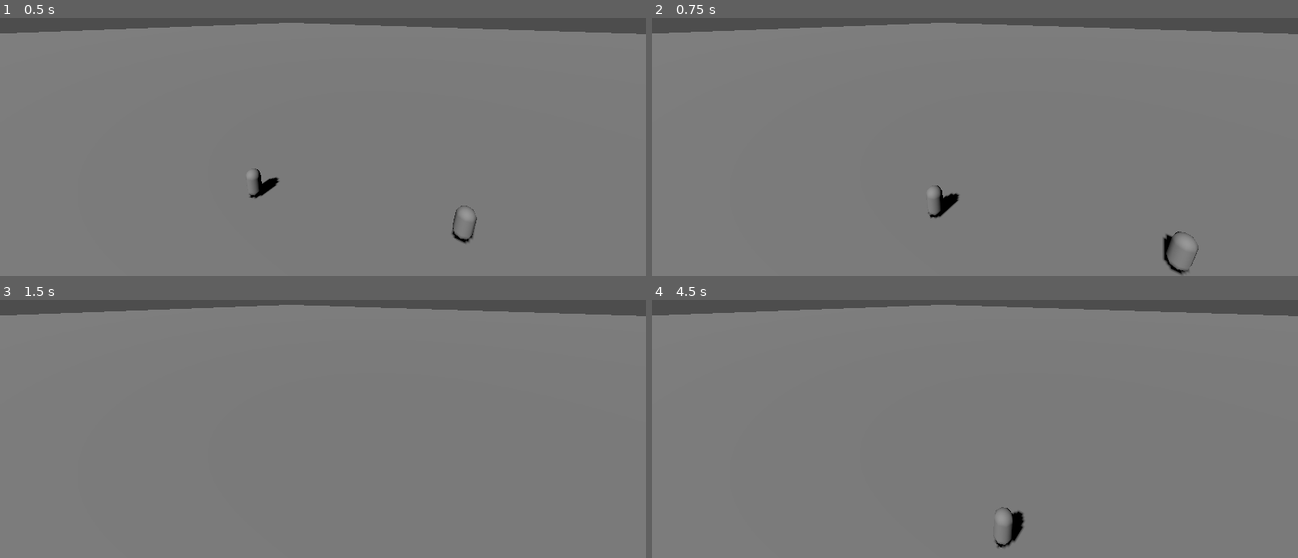
Above: before the commit, frames 1-4 (two rows, left to right).
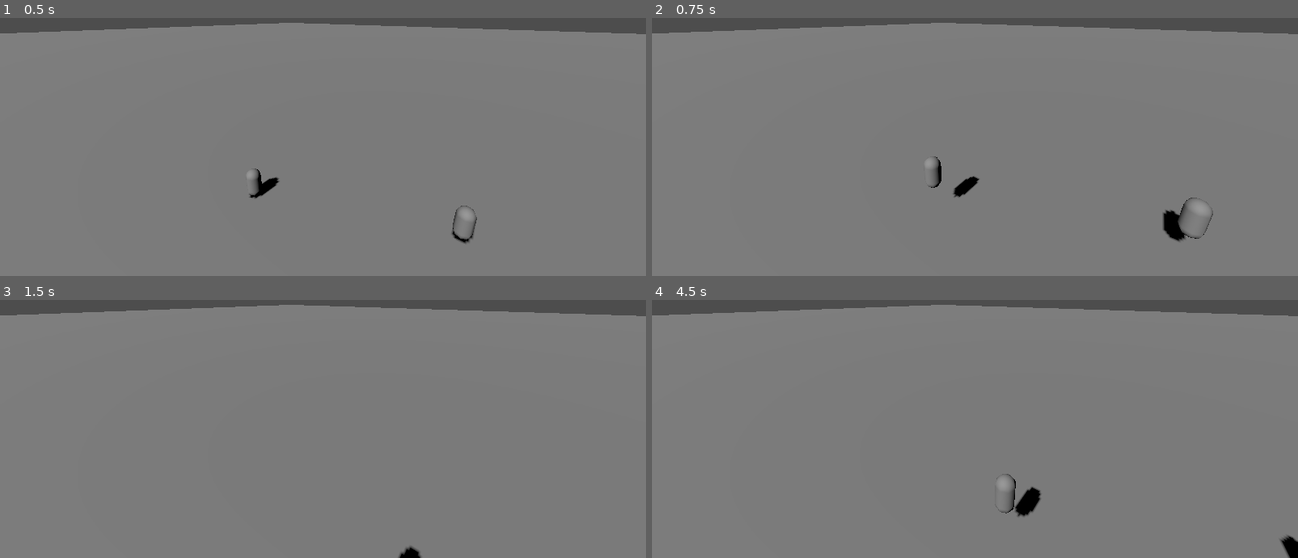
Above: after the commit, the same moments.

Repository: kevinlights/ChocoDriver
Game: Godot game, scene res://run/levels/infinite_level.tscn
The game is run twice, just before and just after one commit, with the same random seed, the same clock (stepped at 60 frames per second) and the same inputs.
Inputs:
- Up to frame 1 (0.5 s): no input
- Up to frame 2 (0.75 s): hold Right (move_right) from 0.53 s (still down); tap Space (jump) at 0.6 s
- Up to frame 3 (1.5 s): tap Space (jump) at 0.77, 1.07, 1.35 s; release Right (move_right) at 1.28 s; hold Down (move_back) from 1.28 s (still down)
- Up to frame 4 (4.5 s): tap Space (jump) at 1.52, 1.82, 2.1, 2.75, 2.85, 3.02, 3.32, 3.6, 3.77, 4.07, 4.35 s; tap Enter at 2, 3.5 s; release Down (move_back) at 2.03 s; hold Right (move_right) 2.03-2.78 s; hold Up (move_forward) 2.78-3.53 s; hold Left (move_left) from 3.53 s (still down)

Frame 1 is identical in both runs. In frame 2, 1.2% of the frame differs, in the area x 42-87%, y 53-100%; in frame 3, 0.1%; in frame 4, 0.9%.

Commit message:
:tada: Implement jump ability

Diff:
--- a/first3d/component/entity/walker/walker.gd
+++ b/first3d/component/entity/walker/walker.gd
@@ -5,6 +5,8 @@
 @export var speed = 14
 # The downward acceleration when in the air, in meters per second squared.
 @export var fall_acceleration = 75
+# Vertical impulse applied to the character upon jumping in meters per second.
+@export var jump_impulse = 20
 
 var target_velocity = Vector3.ZERO
 
@@ -19,7 +21,10 @@
 	target_velocity.z = ground_velocity.y * speed
 
 	# Vertical Velocity
-	if not is_on_floor(): # If in the air, fall towards the floor. Literally gravity
+	if is_on_floor():
+		if Input.is_action_just_pressed("jump"):
+			target_velocity.y = jump_impulse
+	else:
 		target_velocity.y = target_velocity.y - (fall_acceleration * delta)
 
 	# Moving the Character
